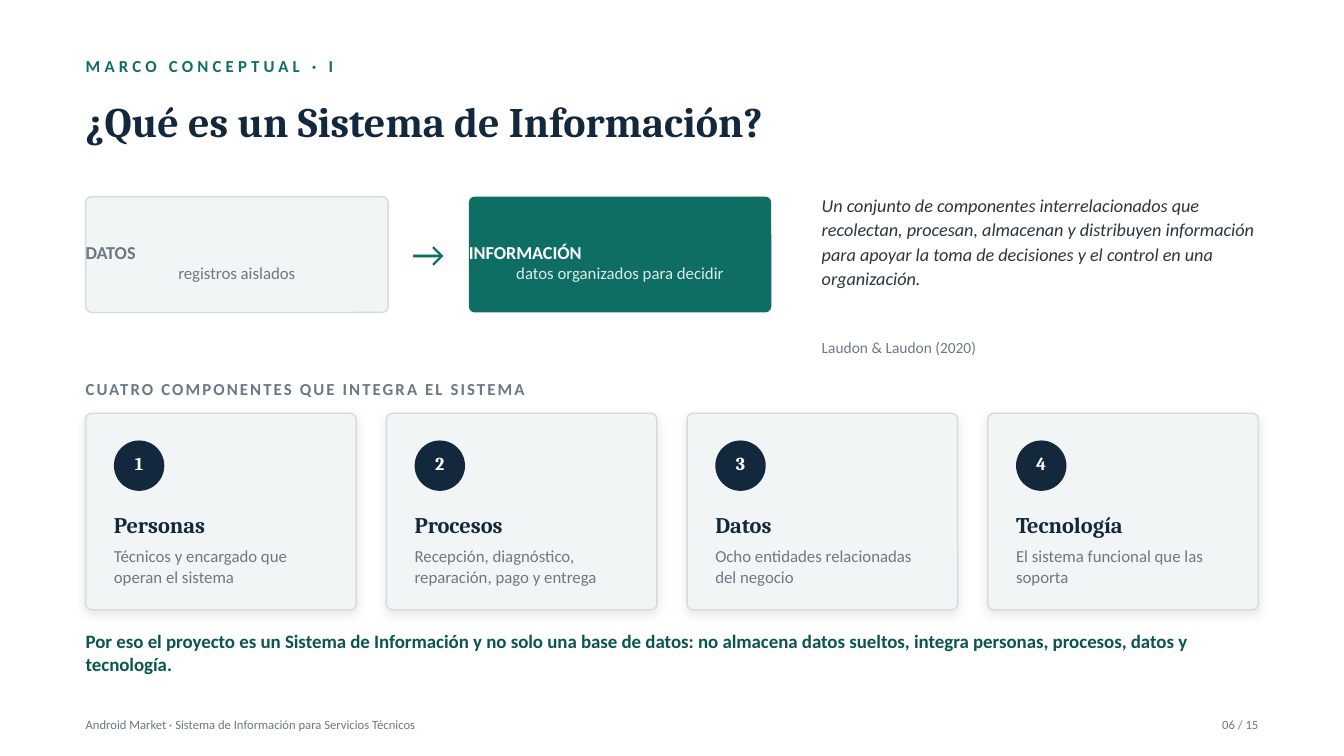
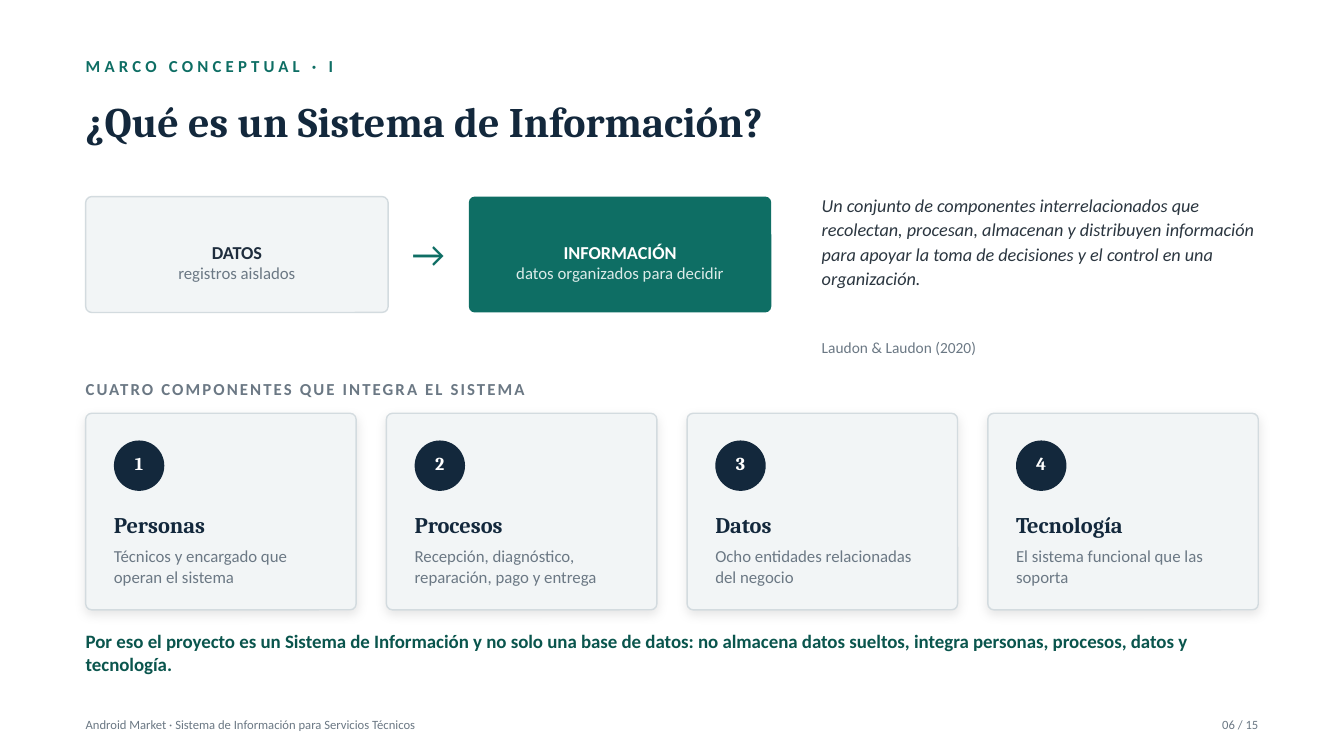
Before and after one commit to homewirehub/android-market-app, a slide deck: slide 6 of defensa/Presentacion_Android_Market.pptx. Drawn at 1344x756 pixels with LibreOffice and Linux fonts; fonts in the diff are those of the drawing. Boxes give left, top, right and bottom in pixels: in the first picture for what was removed or moved away, otherwise in the second. Text is boxed around its words. In the diff, an @@ line names an element or a change of style, - is before the commit and + after.

Commit message:
Fix slide 6 layout: center text in the DATOS/INFORMACIÓN boxes
The two concept boxes had one paragraph with an embedded line break and a stray
second pPr, so the sub-labels drifted and "DATOS" had low contrast. Split into two
properly centered paragraphs and darkened the DATOS label for readability.

```diff
--- a/defensa/Presentacion_Android_Market.pptx
+++ b/defensa/Presentacion_Android_Market.pptx
@@ text at (178, 247, 296, 282): text changed @@
-DATOS
-registros aislados
+DATOS
+registros aislados
@@ text at (516, 244, 724, 282): text changed @@
-INFORMACIÓN
-datos organizados para decidir
+INFORMACIÓN
+datos organizados para decidir
```
